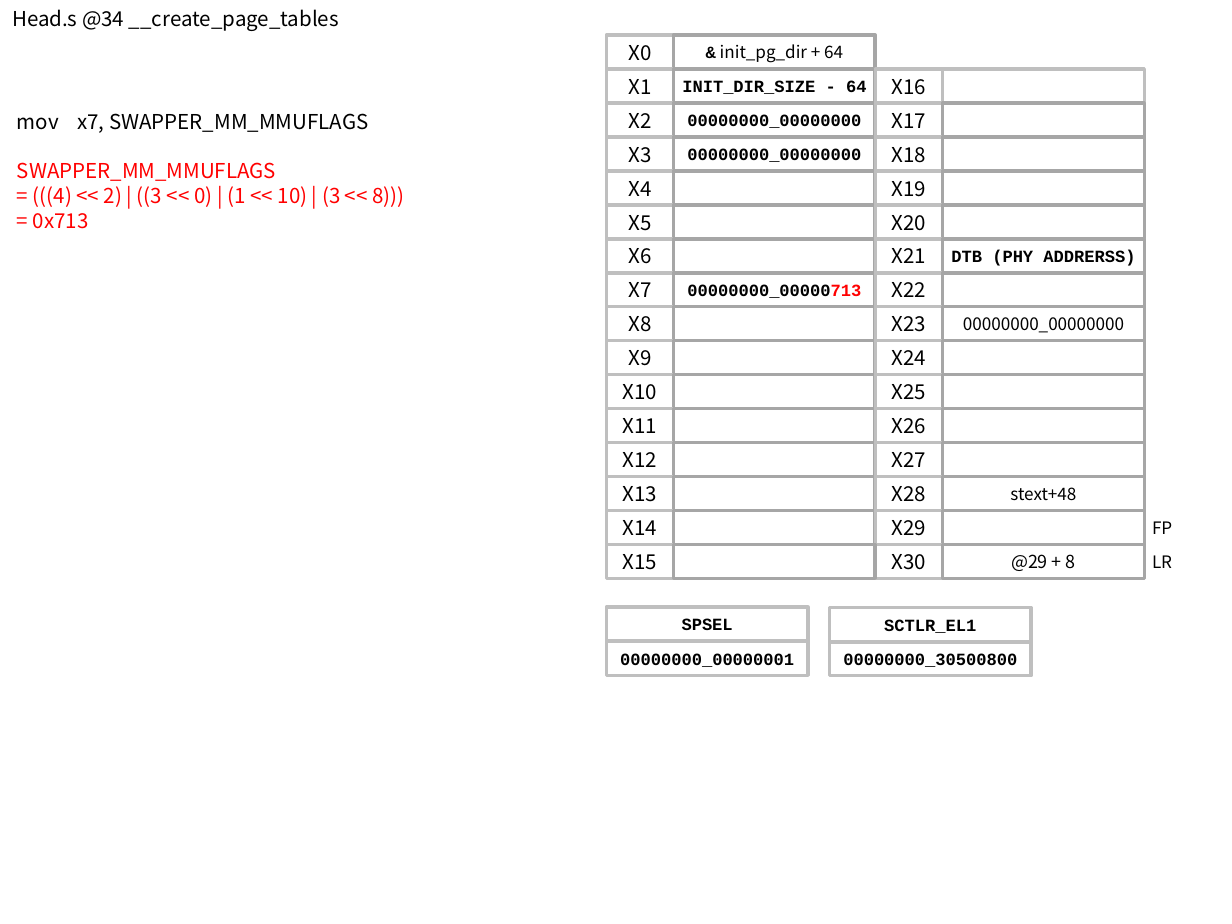
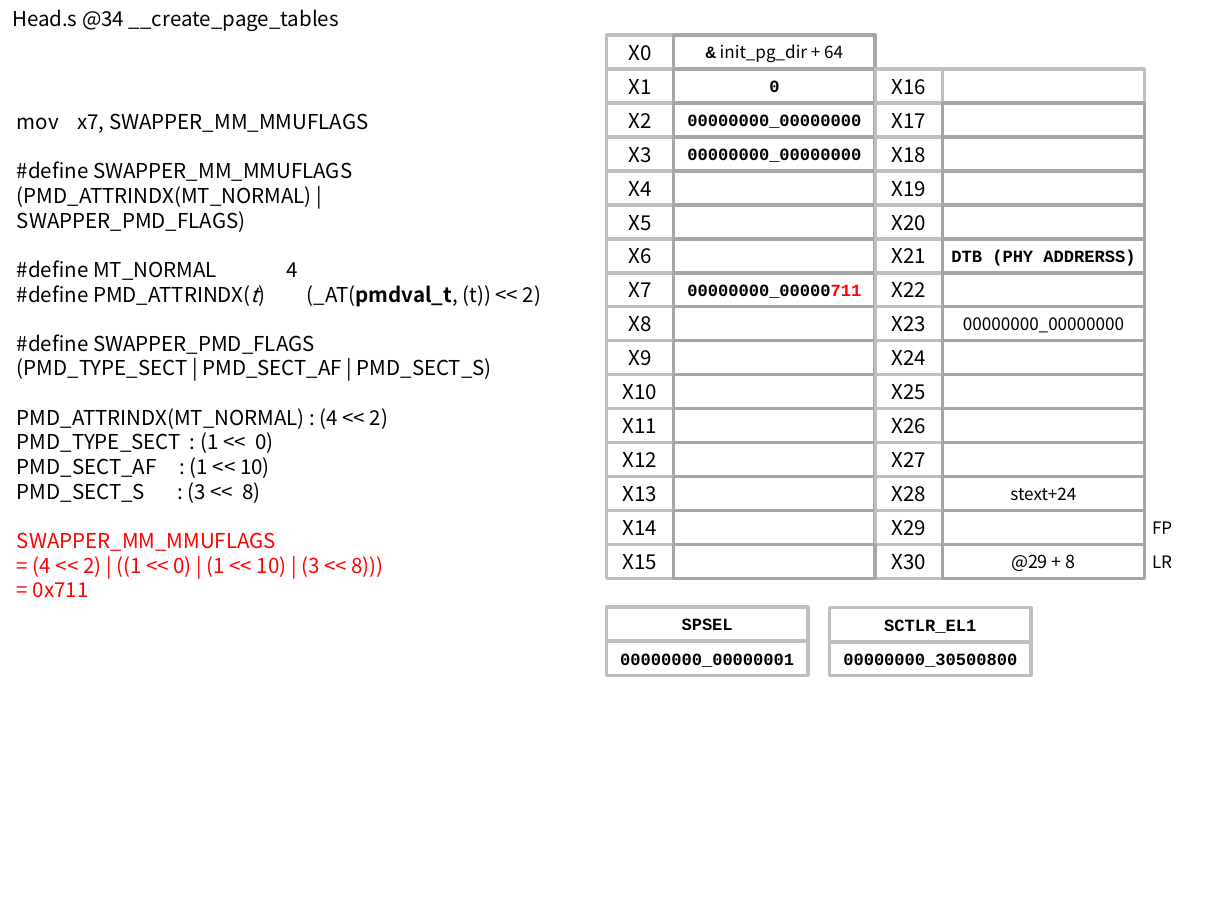
Before and after one commit to iamroot16a/study, a slide deck: slide 36 of 분석자료/head.S/head.s.pptx. Drawn at 1232x924 pixels with LibreOffice and Linux fonts; fonts in the diff are those of the drawing. Boxes give left, top, right and bottom in pixels: in the first picture for what was removed or moved away, otherwise in the second. Text is boxed around its words. In the diff, an @@ line names an element or a change of style, - is before the commit and + after.

```diff
--- a/분석자료/head.S/head.s.pptx
+++ b/분석자료/head.S/head.s.pptx
@@ text in rectangle at <box>769,80,779,92</box>: text changed @@
-INIT_DIR_SIZE - 64
+0
@@ text at <box>17,161,541,503</box>: paragraphs added @@
+#define SWAPPER_MM_MMUFLAGS
+(PMD_ATTRINDX(MT_NORMAL) | SWAPPER_PMD_FLAGS)
+#define MT_NORMAL 4
+#define PMD_ATTRINDX(t) (_AT(pmdval_t, (t)) << 2)
+#define SWAPPER_PMD_FLAGS
+(PMD_TYPE_SECT | PMD_SECT_AF | PMD_SECT_S)
+PMD_ATTRINDX(MT_NORMAL) : (4 << 2)
+PMD_TYPE_SECT : (1 << 0)
+PMD_SECT_AF : (1 << 10)
+PMD_SECT_S : (3 << 8)
@@ text in rectangle at <box>687,284,861,298</box>: text changed @@
-00000000_00000713
+00000000_00000711
@@ text in rectangle at <box>1010,487,1076,501</box>: text changed @@
-stext+48
+stext+24
@@ text at <box>33,556,384,598</box>: text changed @@
-= (((4) << 2) | ((3 << 0) | (1 << 10) | (3 << 8)))
-= 0x713
+= (4 << 2) | ((1 << 0) | (1 << 10) | (3 << 8)))
+= 0x711
```
Also in this commit, not shown: 9 other slides changed, 12 slides added, 2 other files.
